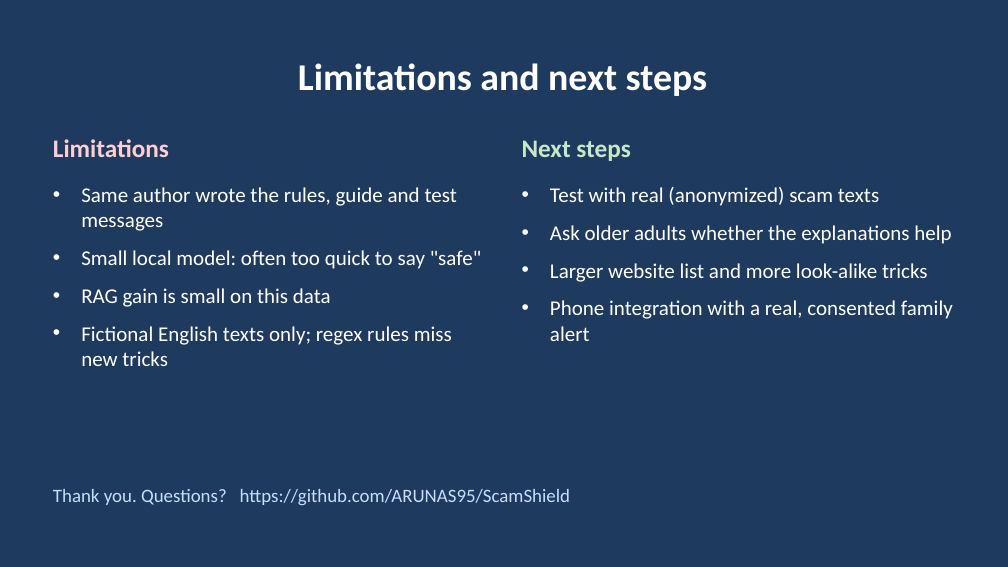
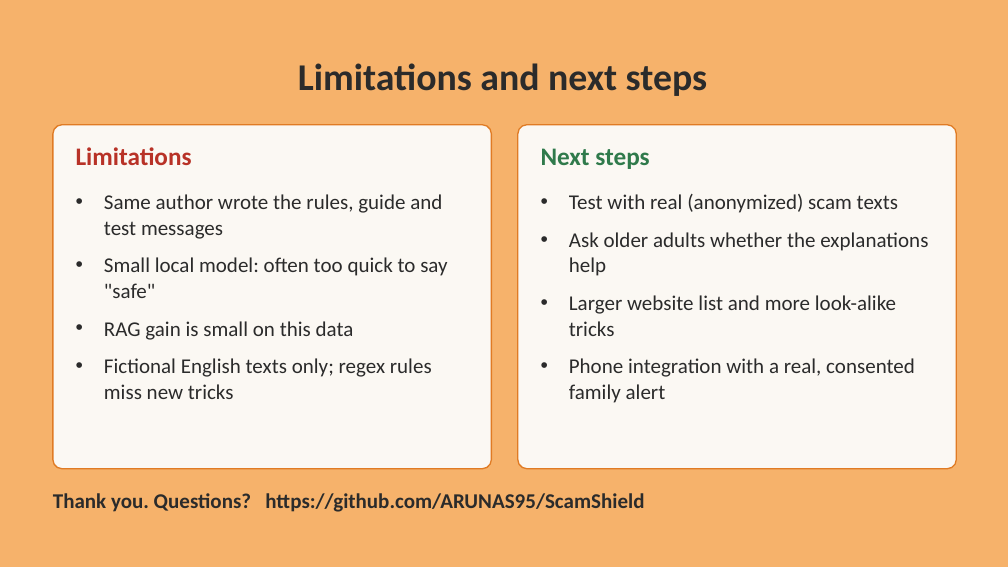
Before and after one commit to ARUNAS95/ScamShield, a slide deck: slide 14 of docs/ScamShield_Presentation.pptx (slide 13 before the commit). Drawn at 1008x567 pixels with LibreOffice and Linux fonts; fonts in the diff are those of the drawing. Boxes give left, top, right and bottom in pixels: in the first picture for what was removed or moved away, otherwise in the second. Text is boxed around its words. In the diff, an @@ line names an element or a change of style, - is before the commit and + after.

Commit message:
Restyle the deck: off-white and light orange; add the large blind test slide
Colors are named constants in build_pptx.js. The new slide reads
large_rules.txt and, once the live run exists, large_agent_rag_results.json.

```diff
--- a/docs/ScamShield_Presentation.pptx
+++ b/docs/ScamShield_Presentation.pptx
@@ background #1F3A5F to #F6B26B @@
@@ rounded rectangle added at (53, 125, 492, 469), fill #FBF8F3, outline #E07B24 1.25 pt @@
@@ text "Limitations": place and size @@
-text "Limitations" at (53, 139, 169, 157)
+text "Limitations" at (76, 147, 192, 165)
@@ text "Limitations" at (76, 147, 192, 165): text colour #FFCDD2 to #B83227 @@
@@ rounded rectangle added at (518, 125, 957, 469), fill #FBF8F3, outline #E07B24 1.25 pt @@
@@ text "Next steps": place and size @@
-text "Next steps" at (522, 140, 630, 161)
+text "Next steps" at (541, 148, 649, 169)
@@ text "Next steps" at (541, 148, 649, 169): text colour #C8E6C9 to #2F7A4B @@
@@ text "Same author wrote the rules, ...": place and size @@
-text "Same author wrote the rules, ..." at (81, 187, 481, 366)
+text "Same author wrote the rules, ..." at (104, 194, 447, 399)
@@ text colour #FFFFFF to #2B2B2B in 3 elements at (298, 63, 707, 96), (104, 194, 447, 399), (569, 194, 928, 403) @@
@@ text "Test with real (anonymized) scam ...": place and size @@
-text "Test with real (anonymized) scam ..." at (550, 187, 953, 341)
+text "Test with real (anonymized) scam ..." at (569, 194, 928, 403)
@@ text "Thank you. Questions? https://github.com/ARUNAS95/ScamShield" at (53, 493, 644, 512): size 18 to 20 pt, text colour #CADCFC to #2B2B2B, bold on @@
```
Also in this commit, not shown: 12 other slides changed, 1 slide added, 3 other files.
